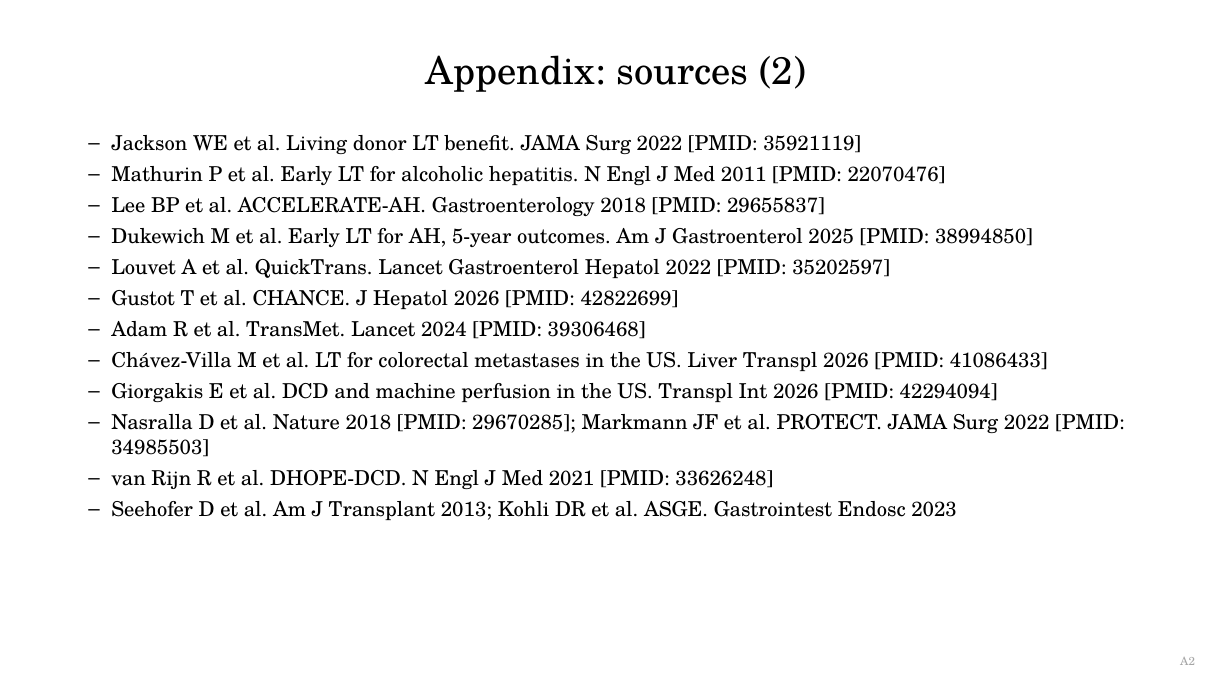
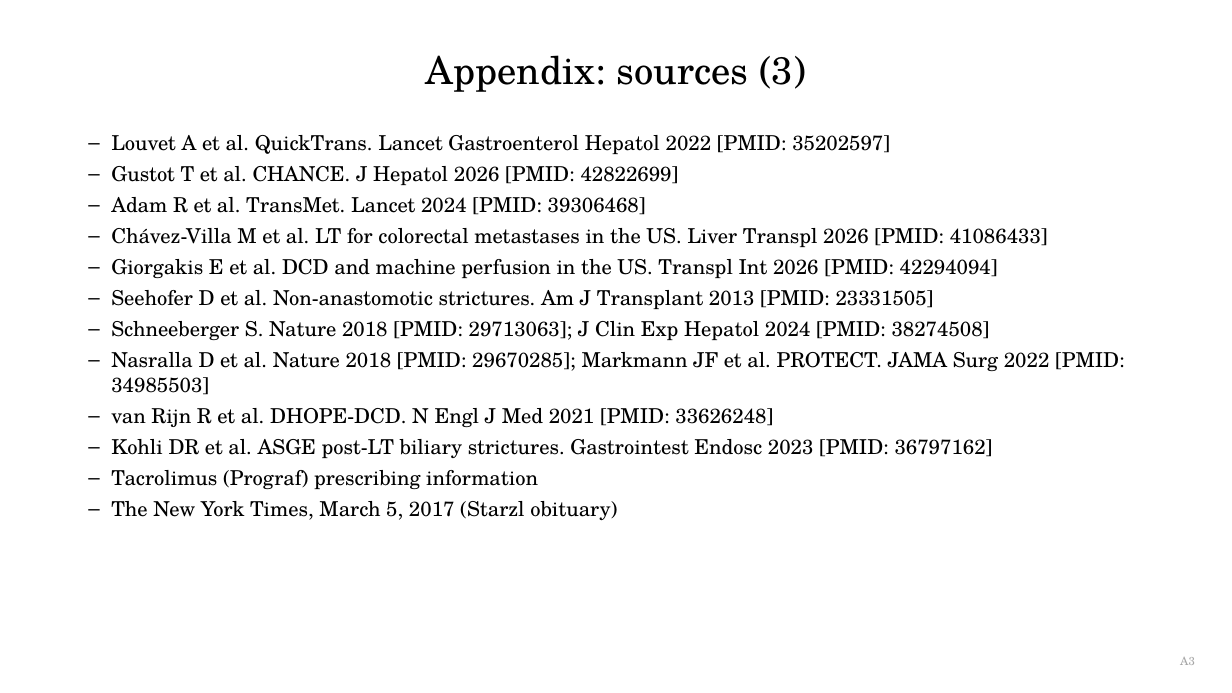
Before and after one commit to qaddodi/mohammad-almeqdadi-lectures, a slide deck: slide 52 of lectures/liver-transplant-grand-rounds-mmc-2026/Liver Transplantation When to Refer and Whats New.pptx (slide 47 before the commit). Drawn at 1232x693 pixels with LibreOffice and Linux fonts; fonts in the diff are those of the drawing. Boxes give left, top, right and bottom in pixels: in the first picture for what was removed or moved away, otherwise in the second. Text is boxed around its words. In the diff, an @@ line names an element or a change of style, - is before the commit and + after.

```diff
--- a/lectures/liver-transplant-grand-rounds-mmc-2026/Liver Transplantation When to Refer and Whats New.pptx
+++ b/lectures/liver-transplant-grand-rounds-mmc-2026/Liver Transplantation When to Refer and Whats New.pptx
@@ title at (x1=426, y1=55, x2=806, y2=92): text changed @@
-Appendix: sources (2)
+Appendix: sources (3)
@@ text at (x1=111, y1=135, x2=1033, y2=247): paragraphs removed @@
-– Jackson WE et al. Living donor LT benefit. JAMA Surg 2022 [PMID: 35921119]
-– Mathurin P et al. Early LT for alcoholic hepatitis. N Engl J Med 2011 [PMID: 22070476]
-– Lee BP et al. ACCELERATE-AH. Gastroenterology 2018 [PMID: 29655837]
-– Dukewich M et al. Early LT for AH, 5-year outcomes. Am J Gastroenterol 2025 [PMID: 38994850]
@@ text at (x1=111, y1=290, x2=990, y2=340): paragraphs added @@
+– Seehofer D et al. Non-anastomotic strictures. Am J Transplant 2013 [PMID: 23331505]
+– Schneeberger S. Nature 2018 [PMID: 29713063]; J Clin Exp Hepatol 2024 [PMID: 38274508]
@@ text at (x1=111, y1=439, x2=993, y2=521): text changed @@
-– Seehofer D et al. Am J Transplant 2013; Kohli DR et al. ASGE. Gastrointest Endosc 2023
+– Kohli DR et al. ASGE post-LT biliary strictures. Gastrointest Endosc 2023 [PMID: 36797162]
+– Tacrolimus (Prograf) prescribing information
+– The New York Times, March 5, 2017 (Starzl obituary)
```
Also in this commit, not shown: 44 other slides changed, 6 slides added, 1 slide removed, 10 other files.
